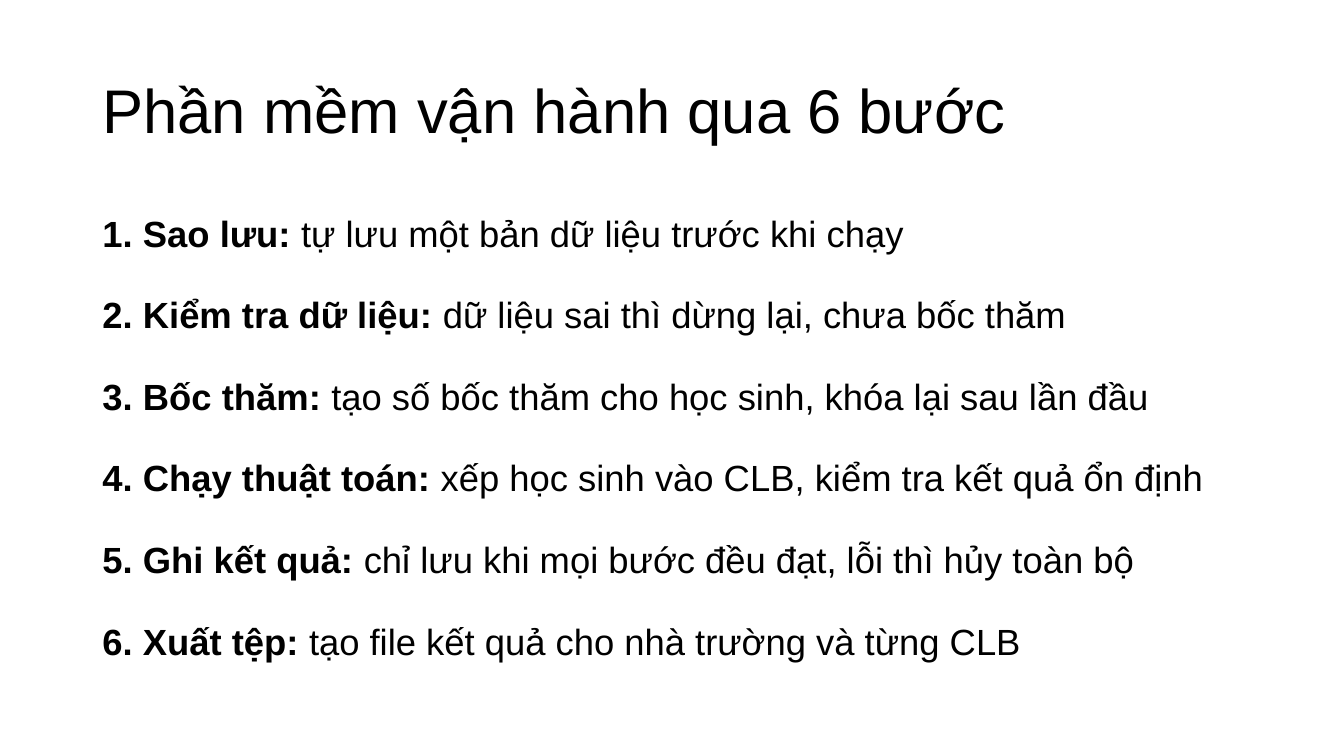
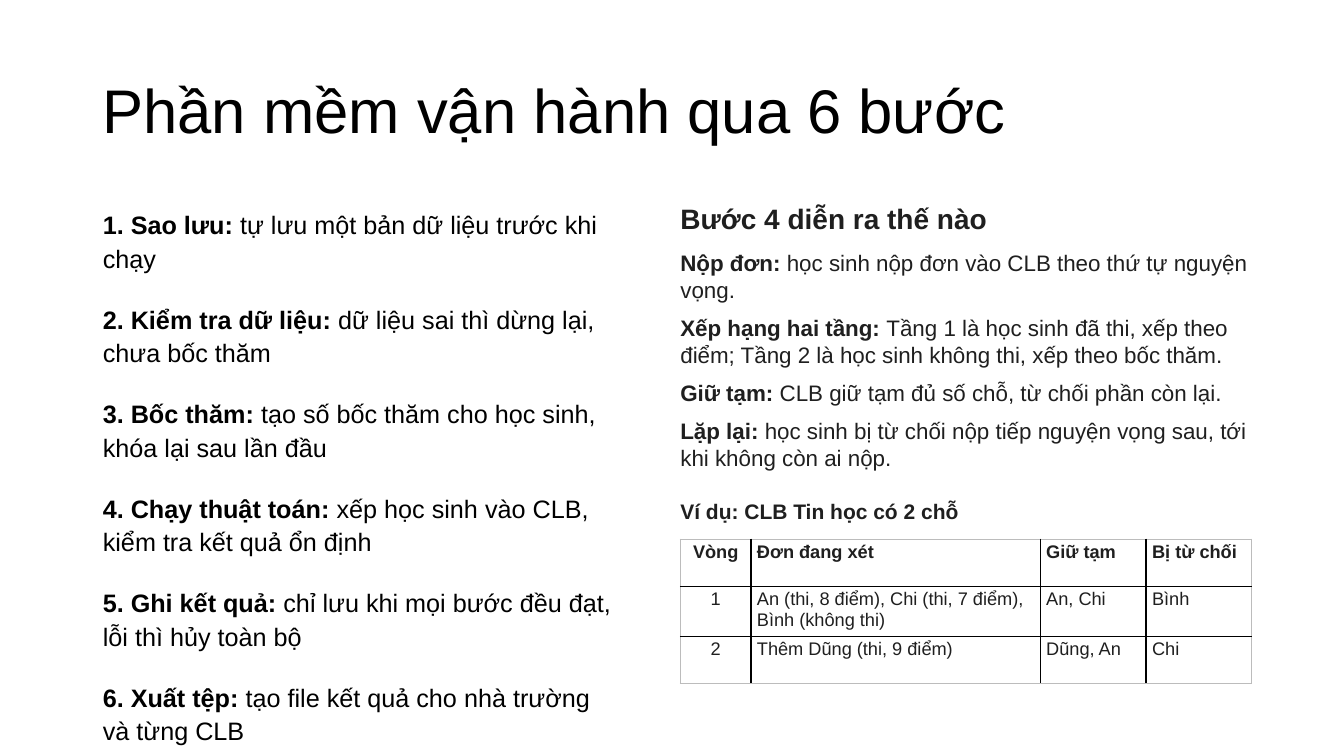
Before and after one commit to nguyenphanvantruong6969-arch/rbda-kiosk, a slide deck: slide 7 of THUYET_TRINH_KHKT_DA_SUA_FONT.pptx. Drawn at 1344x756 pixels with LibreOffice and Linux fonts; fonts in the diff are those of the drawing. Boxes give left, top, right and bottom in pixels: in the first picture for what was removed or moved away, otherwise in the second. Text is boxed around its words. In the diff, an @@ line names an element or a change of style, - is before the commit and + after.

```diff
--- a/THUYET_TRINH_KHKT_DA_SUA_FONT.pptx
+++ b/THUYET_TRINH_KHKT_DA_SUA_FONT.pptx
@@ text "1. Sao lưu: tự lưu ..." at [103, 215, 611, 713]: size 26 to 18 pt; less space between paragraphs @@
@@ text added at [680, 207, 1246, 471], 16 pt, text #1F1F1F @@
+Bước 4 diễn ra thế nào
+Nộp đơn: học sinh nộp đơn vào CLB theo thứ tự nguyện vọng.
+Xếp hạng hai tầng: Tầng 1 là học sinh đã thi, xếp theo điểm; Tầng 2 là học sinh không thi, xếp theo bốc thăm.
+Giữ tạm: CLB giữ tạm đủ số chỗ, từ chối phần còn lại.
+Lặp lại: học sinh bị từ chối nộp tiếp nguyện vọng sau, tới khi không còn ai nộp.
@@ text added at [680, 503, 958, 523], 15 pt, text #1F1F1F, bold @@
+Ví dụ: CLB Tin học có 2 chỗ
@@ table added at [681, 539, 1252, 681], 3 rows, 4 columns @@
+Vòng | Đơn đang xét | Giữ tạm | Bị từ chối
+1 | An (thi, 8 điểm), Chi (thi, 7 điểm), Bình (không thi) | An, Chi | Bình
+2 | Thêm Dũng (thi, 9 điểm) | Dũng, An | Chi
```
